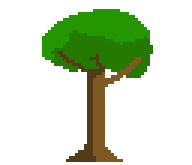
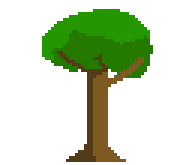
Revision of a layered 192×165 image; what changed, layer by layer:
painted on "tree" over [90, 54, 144, 162]
